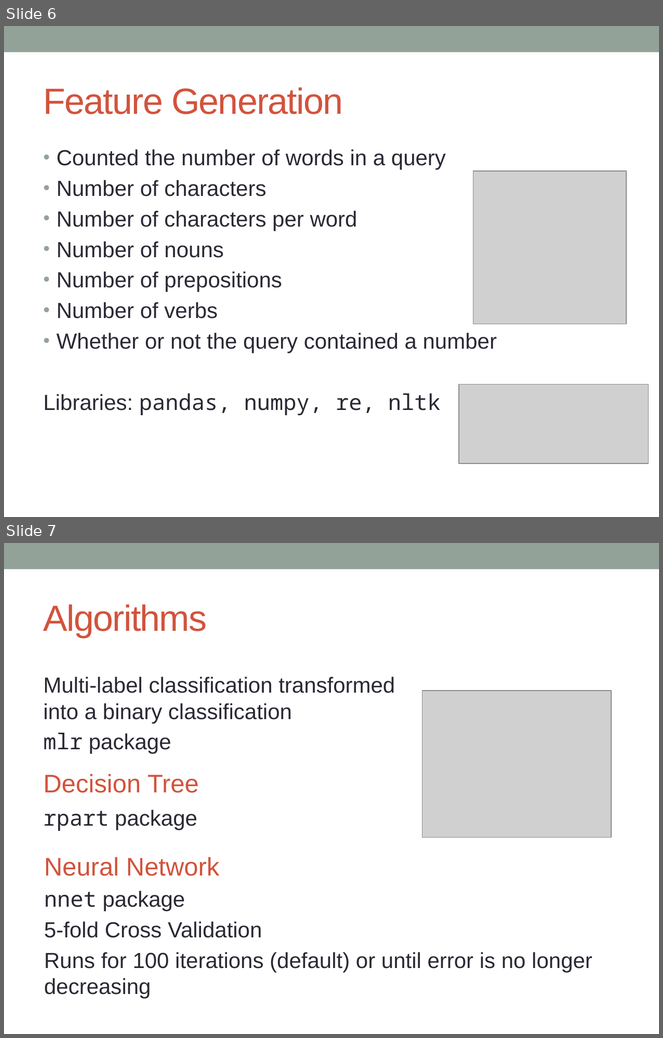
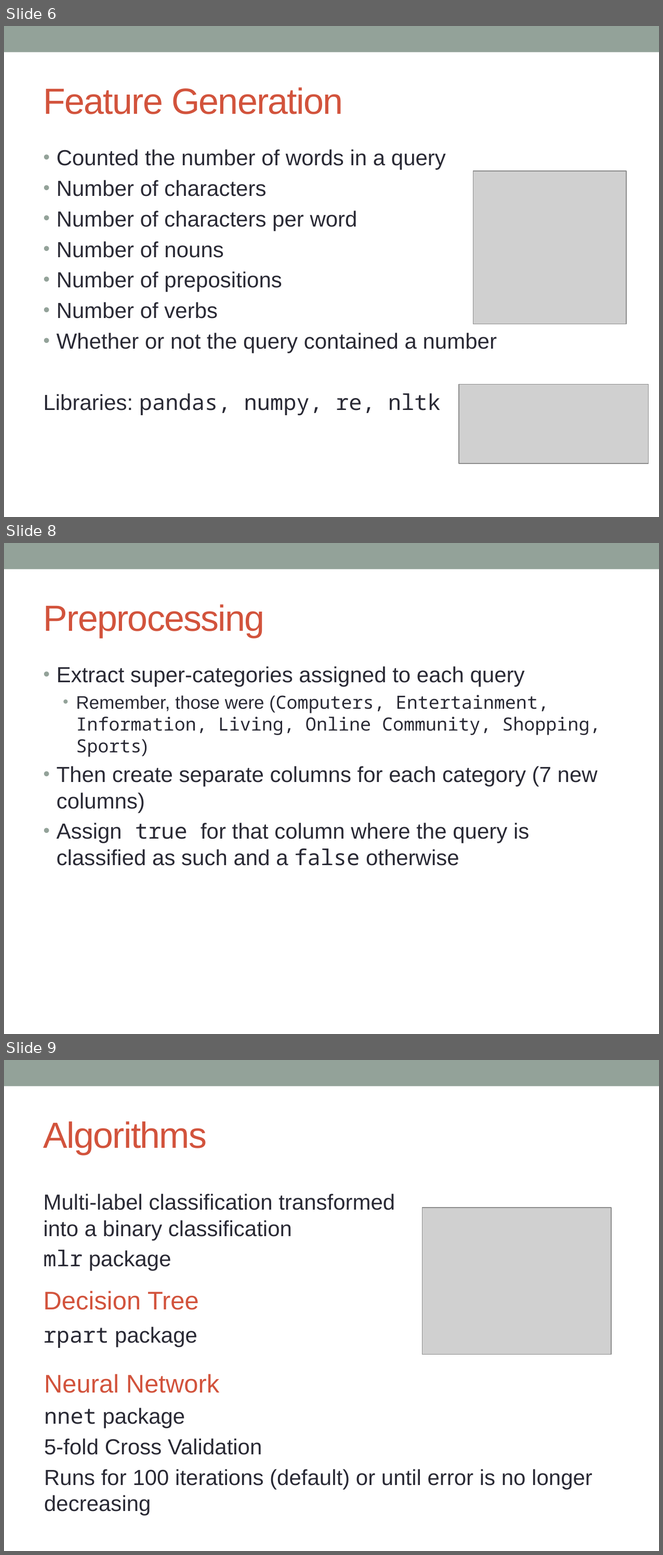
Before and after one commit to jcbain/web_query_classification, a slide deck: presentation.pptx. Shown one above the other, each under a label of ours: slides 6 and 7 before the commit, slides 6, 8 and 9 after it; the slides between them are not shown. The pictures are 663x1038 and 663x1555 pixels, drawn with LibreOffice and Linux fonts; fonts in the diff are those of the drawing; grey boxes stand for pictures. Boxes give left, top, right and bottom in pixels: in the first picture for what was removed or moved away, otherwise in the second. Text is boxed around its words. In the diff, an @@ line names an element or a change of style, - is before the commit and + after.

```diff
--- a/presentation.pptx
+++ b/presentation.pptx
@@ slide 8 added at bbox=[4, 543, 659, 1034], background #FFFFFF; not listed: 1 template element that a slide beside it also shows @@
@@ title added at bbox=[44, 604, 265, 638], 40 pt, text #D2533C @@
+Preprocessing
@@ text added at bbox=[57, 666, 600, 866], 24 pt, text #292934 @@
+• Extract super-categories assigned to each query
+  • Remember, those were (Computers, Entertainment, Information, Living, Online Community, Shopping, Sports)
+• Then create separate columns for each category (7 new columns)
+• Assign true for that column where the query is classified as such and a false otherwise
@@ what was slide 7 is now slide 9 @@
```
Also in this commit, not shown: 1 slide changed, 1 other slide added, 3 other files.
